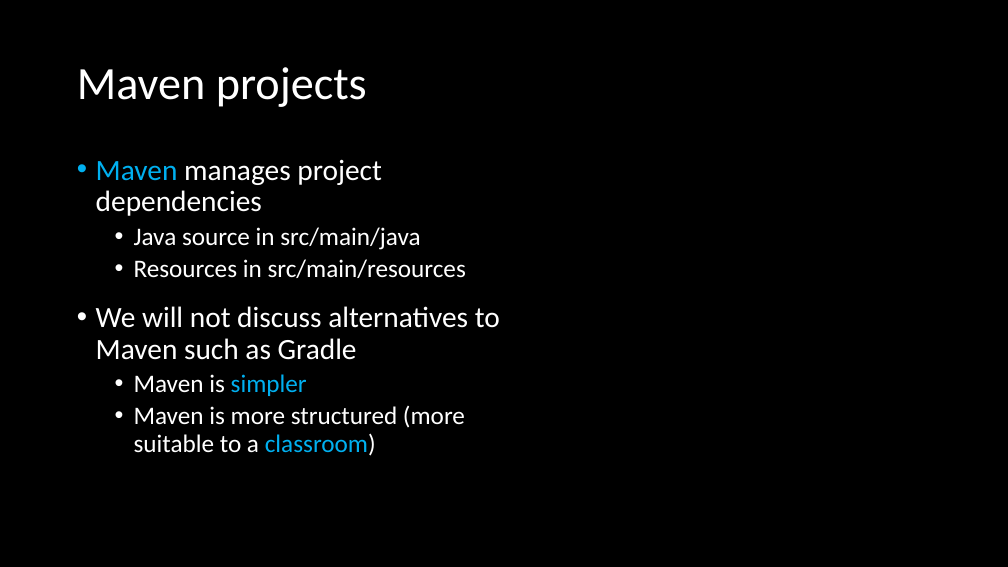
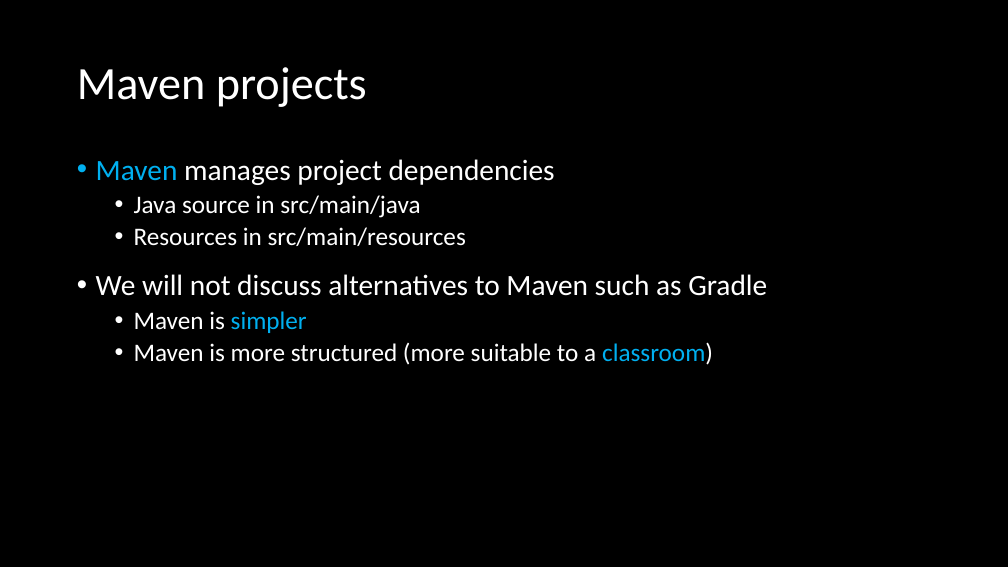
Before and after one commit to ckiefriter1/PT-BESD, a slide deck: slide 5 of Week7/W1.02. Week 1 Overview.pptx. Drawn at 1008x567 pixels with LibreOffice and Linux fonts; fonts in the diff are those of the drawing. Boxes give left, top, right and bottom in pixels: in the first picture for what was removed or moved away, otherwise in the second. Text is boxed around its words. In the diff, an @@ line names an element or a change of style, - is before the commit and + after.

```diff
--- a/Week7/W1.02. Week 1 Overview.pptx
+++ b/Week7/W1.02. Week 1 Overview.pptx
@@ text "Maven manages project dependencies" rewrapped from [96,159,500,456] to [96,159,767,365] @@
```
Also in this commit, not shown: 3 other slides changed, 5 other files.
